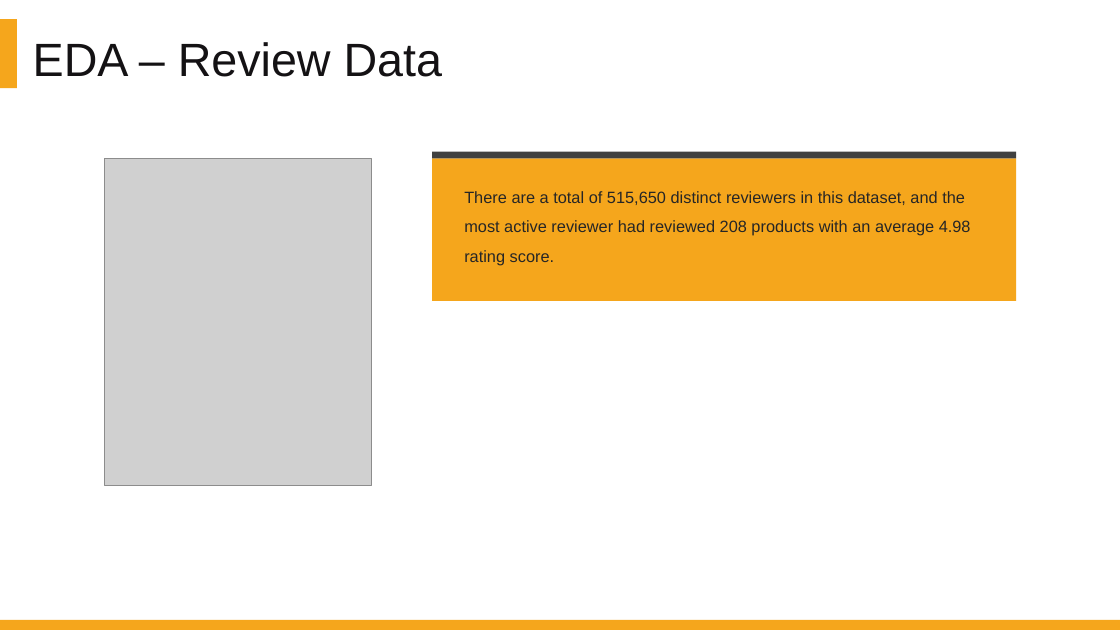
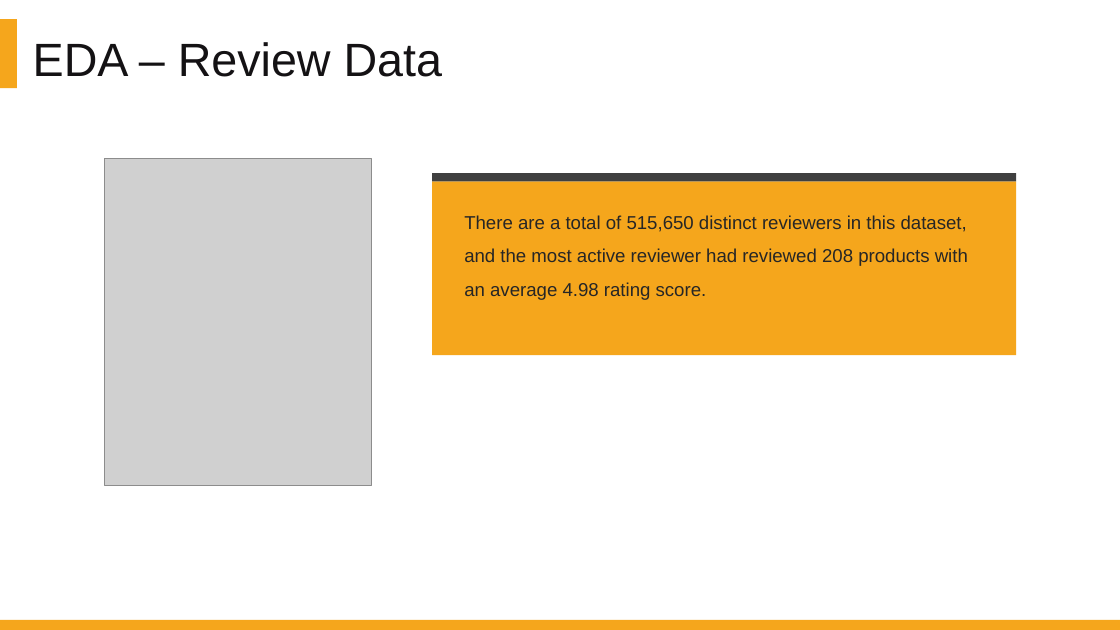
Before and after one commit to DATA-606-SPRING-2022/Jin_DATA606, a slide deck: slide 16 of presentation/Project_Presentation_EDA_v1.1.pptx. Drawn at 1120x630 pixels with LibreOffice and Linux fonts; fonts in the diff are those of the drawing; grey boxes stand for pictures. Boxes give left, top, right and bottom in pixels: in the first picture for what was removed or moved away, otherwise in the second. Text is boxed around its words. In the diff, an @@ line names an element or a change of style, - is before the commit and + after.

```diff
--- a/presentation/Project_Presentation_EDA_v1.1.pptx
+++ b/presentation/Project_Presentation_EDA_v1.1.pptx
@@ rectangle: place and size @@
-rectangle at box(433, 151, 1017, 158)
+rectangle at box(433, 173, 1017, 181)
@@ rectangle: place and size @@
-rectangle at box(433, 158, 1017, 301)
+rectangle at box(433, 181, 1017, 355)
@@ text "There are a total of ...": place and size @@
-text "There are a total of ..." at box(464, 191, 971, 265)
+text "There are a total of ..." at box(464, 215, 968, 300)
@@ text "There are a total of ..." at box(464, 215, 968, 300): size 14 to 16 pt @@
```
Also in this commit, not shown: 1 other slide changed, 8 slides added, 1 slide removed.
